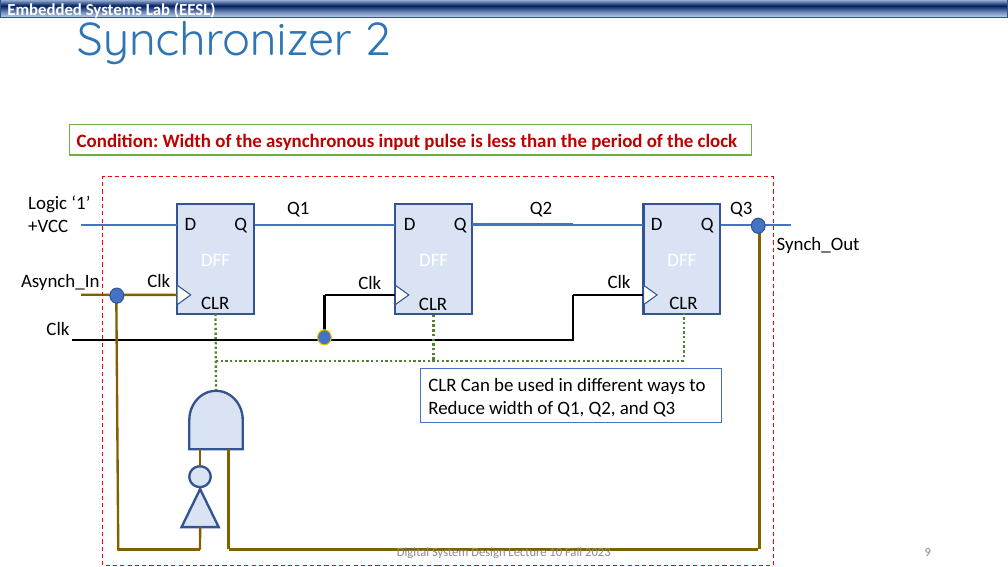
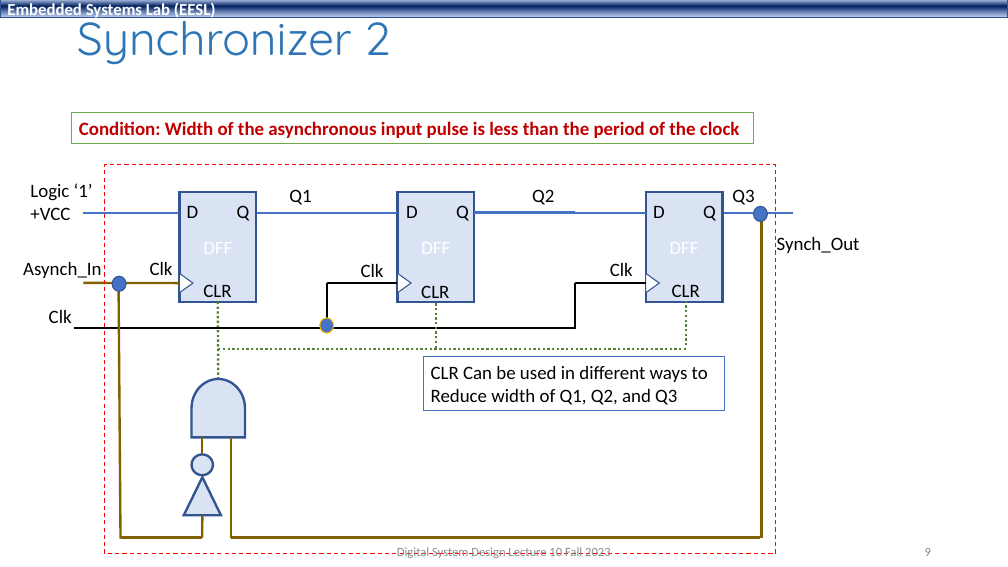
Before and after one commit to shahidmasud/shahidmasud.github.io, a slide deck: slide 9 of DSD_Lec10_Fall2023.ppsx. Drawn at 1008x567 pixels with LibreOffice and Linux fonts; fonts in the diff are those of the drawing; background and template pictures are left out. Boxes give left, top, right and bottom in pixels: in the first picture for what was removed or moved away, otherwise in the second. Text is boxed around its words. In the diff, an @@ line names an element or a change of style, - is before the commit and + after.

```diff
--- a/DSD_Lec10_Fall2023.ppsx
+++ b/DSD_Lec10_Fall2023.ppsx
@@ text "Logic ‘1’": place and size @@
-text "Logic ‘1’" at (28,195,90,232)
+text "Logic ‘1’" at (30,183,93,220)
@@ 2 ellipses, 1 line: place and size @@
-2 ellipses, 1 line at (189,219,765,488)
+2 ellipses, 1 line at (191,206,768,476)
@@ 9 lines, 5 texts, 2 triangles, 1 rectangle: place and size @@
-9 lines, 5 texts, 2 triangles, 1 rectangle at (46,204,758,551)
+9 lines, 5 texts, 2 triangles, 1 rectangle at (49,192,761,539)
@@ 13 lines, 9 texts, 5 rectangles, 2 triangles, 2 ellipses, 1 flow chart delay: place and size @@
-13 lines, 9 texts, 5 rectangles, 2 triangles, 2 ellipses, 1 flow chart delay at (21,125,791,566)
+13 lines, 9 texts, 5 rectangles, 2 triangles, 2 ellipses, 1 flow chart delay at (23,113,793,554)
```
Also in this commit, not shown: 16 other slides changed, 1 other file.
